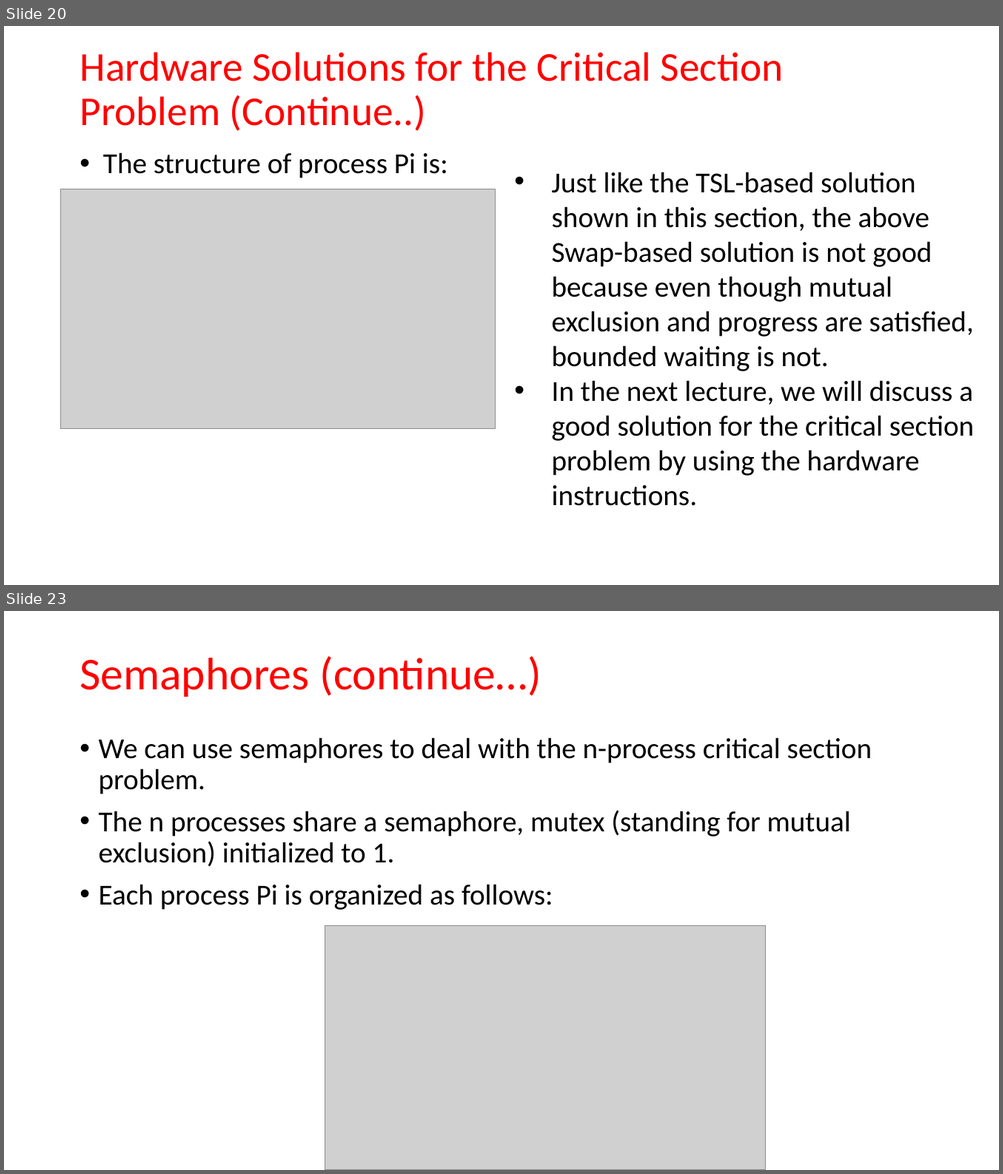
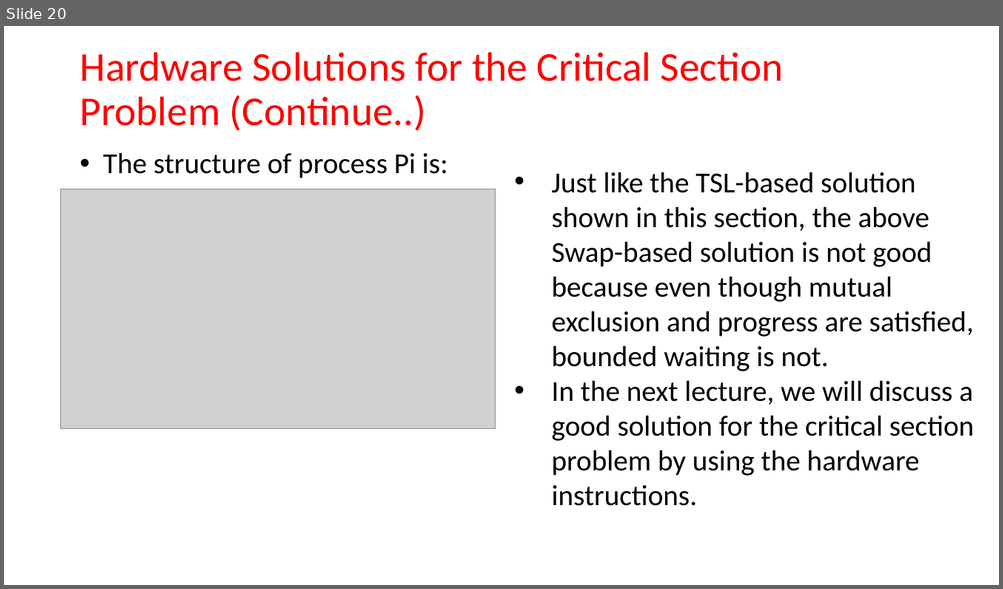
Before and after one commit to bamboat3/os, a slide deck: Lecture-12.pptx. Shown one above the other, each under a label of ours: slides 20 and 23 before the commit, slide 20 after it; the slides between them are not shown. The pictures are 1003x1174 and 1003x589 pixels, drawn with LibreOffice and Linux fonts; fonts in the diff are those of the drawing; grey boxes stand for pictures. Boxes give left, top, right and bottom in pixels: in the first picture for what was removed or moved away, otherwise in the second. Text is boxed around its words. In the diff, an @@ line names an element or a change of style, - is before the commit and + after.

```diff
--- a/Lecture-12.pptx
+++ b/Lecture-12.pptx
@@ slide 23 removed at (4,611,999,1170), background #FFFFFF @@
@@ title removed at (79,656,540,697) @@
-Semaphores (continue…)
@@ text removed at (99,738,871,910) @@
-• We can use semaphores to deal with the n-process critical section problem.
-• The n processes share a semaphore, mutex (standing for mutual exclusion) initialized to 1.
-• Each process Pi is organized as follows:
@@ picture removed at (325,925,765,1170) @@
```
Also in this commit, not shown: 4 other slides removed, 1 other file.
